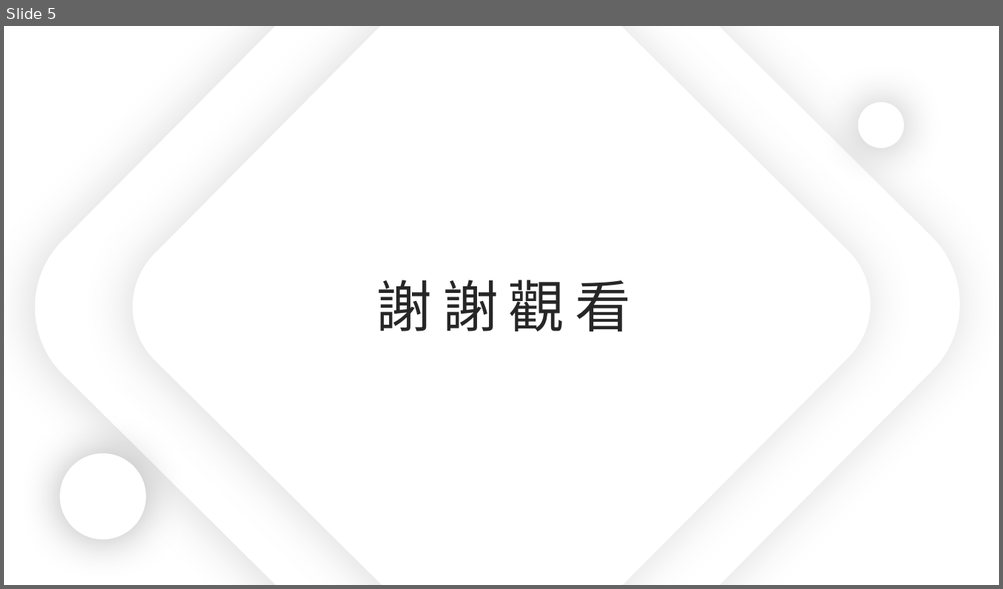
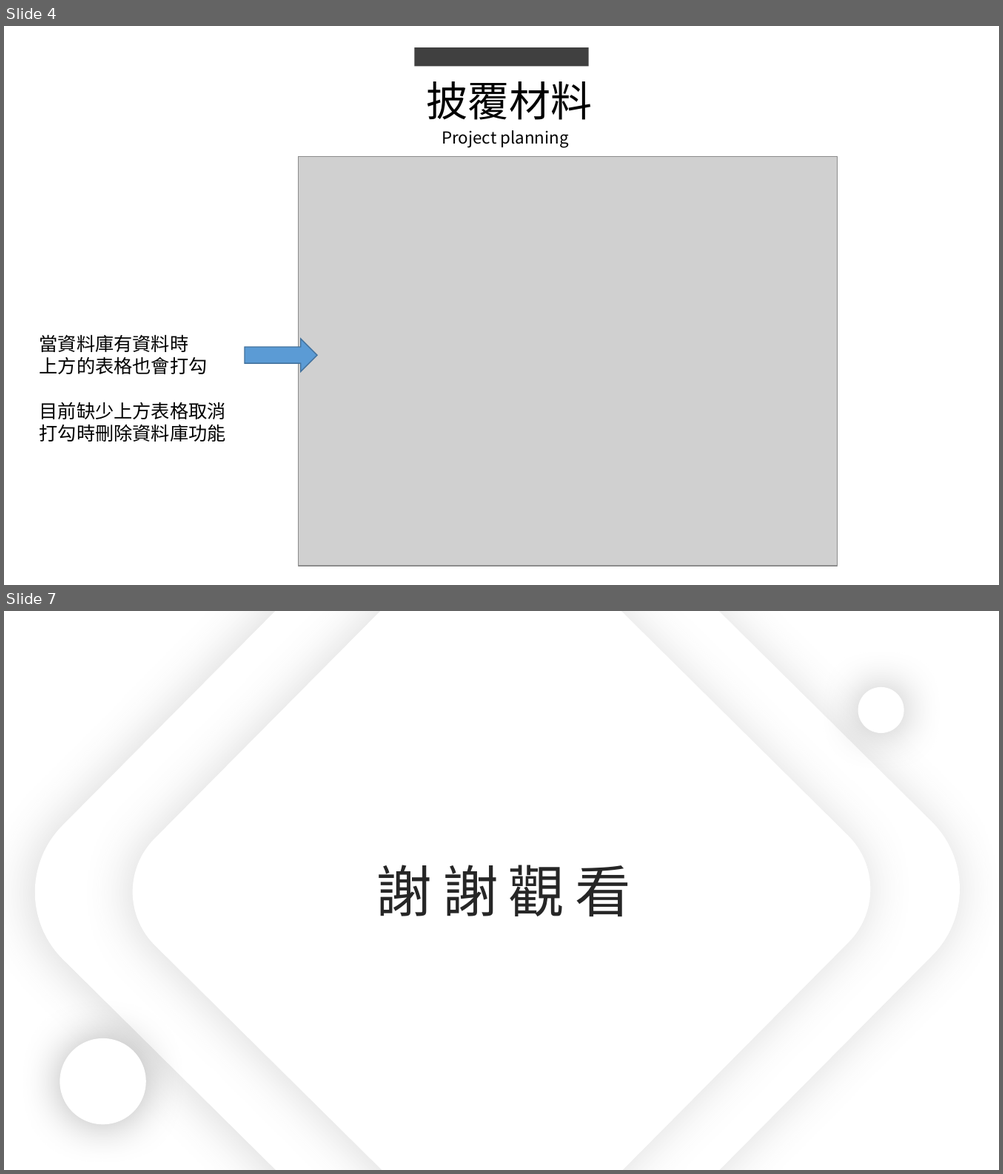
Before and after one commit to king637324/KnowledgeGreenhouseSystem, a slide deck: 工作日報_葉柏漢/2021.08/2021.08.23(加班)~2021.08.24工作日報_葉柏漢.pptx. Shown one above the other, each under a label of ours: slide 5 before the commit, slides 4 and 7 after it; the slides between them are not shown. The pictures are 1003x589 and 1003x1174 pixels, drawn with LibreOffice and Linux fonts; fonts in the diff are those of the drawing; grey boxes stand for pictures. Boxes give left, top, right and bottom in pixels: in the first picture for what was removed or moved away, otherwise in the second. Text is boxed around its words. In the diff, an @@ line names an element or a change of style, - is before the commit and + after.

```diff
--- a/工作日報_葉柏漢/2021.08/2021.08.23(加班)~2021.08.24工作日報_葉柏漢.pptx
+++ b/工作日報_葉柏漢/2021.08/2021.08.23(加班)~2021.08.24工作日報_葉柏漢.pptx
@@ slide 4 added at <box>4,26,999,585</box>, background #FFFFFF @@
@@ rectangle added at <box>415,47,588,66</box>, fill #404040 @@
@@ text added at <box>426,82,592,120</box>, 40 pt, text #000000 @@
+披覆材料
@@ text added at <box>441,130,569,147</box>, 16 pt, text #000000 @@
+Project planning
@@ picture added at <box>298,156,836,567</box> @@
@@ text added at <box>40,335,226,442</box>, 18 pt, text #000000 @@
+當資料庫有資料時
+上方的表格也會打勾
+目前缺少上方表格取消打勾時刪除資料庫功能
@@ right arrow added at <box>244,339,316,372</box>, fill #5B9BD5, outline #43739E 1 pt @@
@@ what was slide 5 is now slide 7 @@
```
Also in this commit, not shown: 2 slides changed, 1 other slide added, 4 other files.
